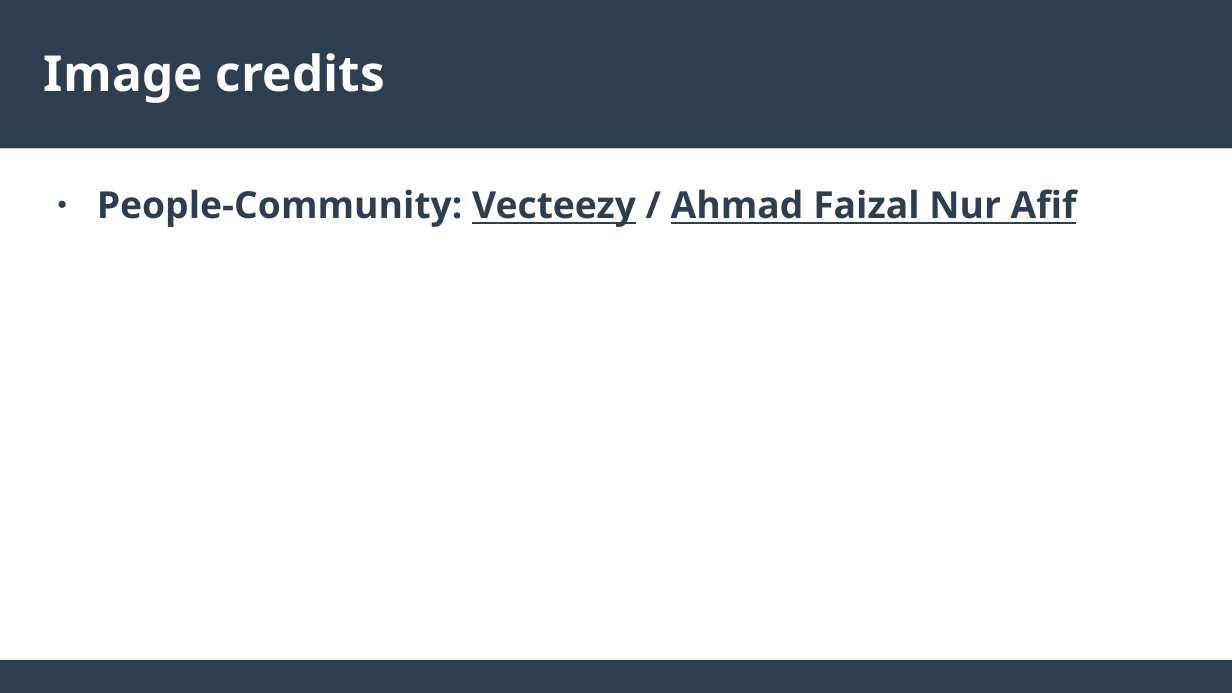
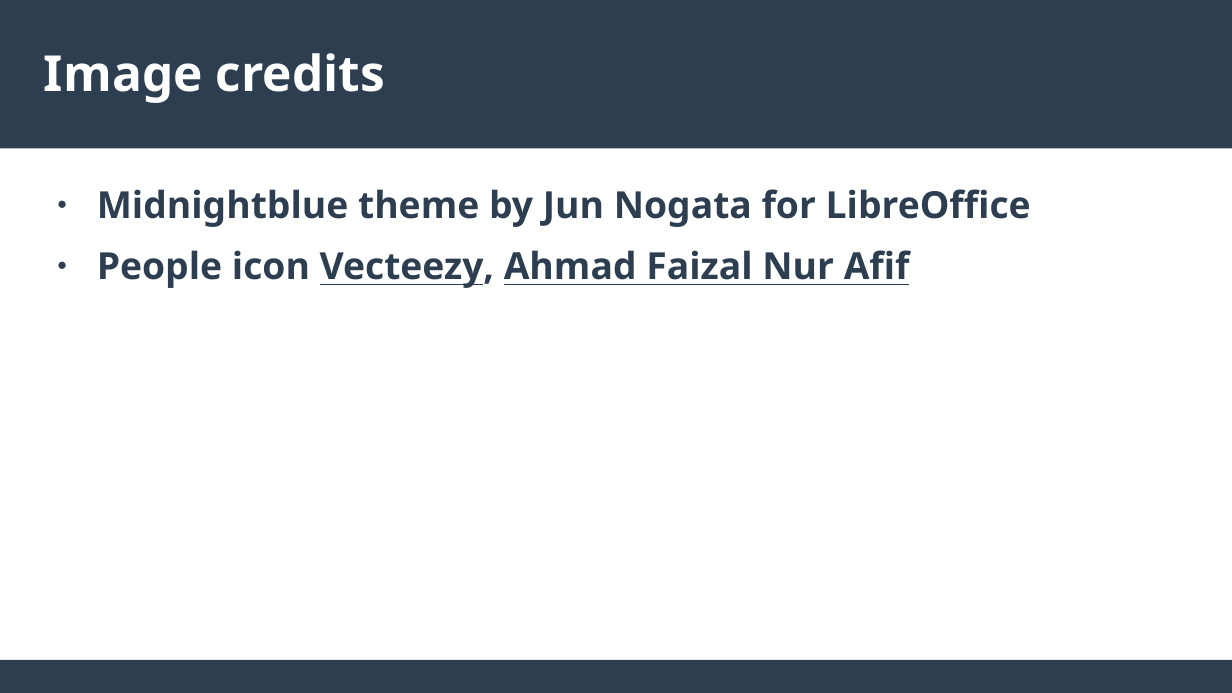
Before and after one commit to mitchellevan/babel, a slide deck: slide 12 of presentation/2026_Babel_lightning_talk.odp. Drawn at 1232x693 pixels with LibreOffice and Linux fonts; fonts in the diff are those of the drawing. Boxes give left, top, right and bottom in pixels: in the first picture for what was removed or moved away, otherwise in the second. Text is boxed around its words. In the diff, an @@ line names an element or a change of style, - is before the commit and + after.

Commit message:
metadata and credits

```diff
--- a/presentation/2026_Babel_lightning_talk.odp
+++ b/presentation/2026_Babel_lightning_talk.odp
@@ text at <box>97,189,1031,288</box>: text changed @@
-● People-Community: Vecteezy / Ahmad Faizal Nur Afif
+● Midnightblue theme by Jun Nogata for LibreOffice
+● People icon Vecteezy, Ahmad Faizal Nur Afif
```
Also in this commit, not shown: 1 other file.
